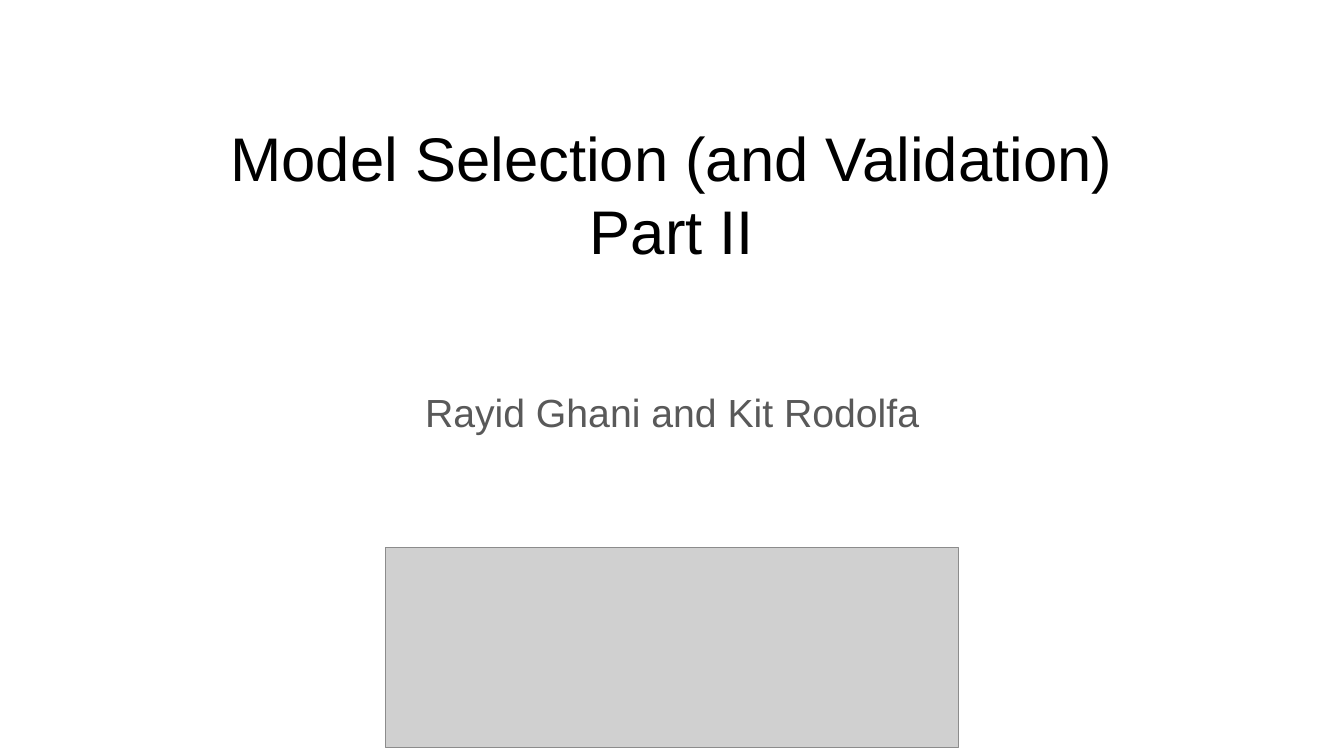
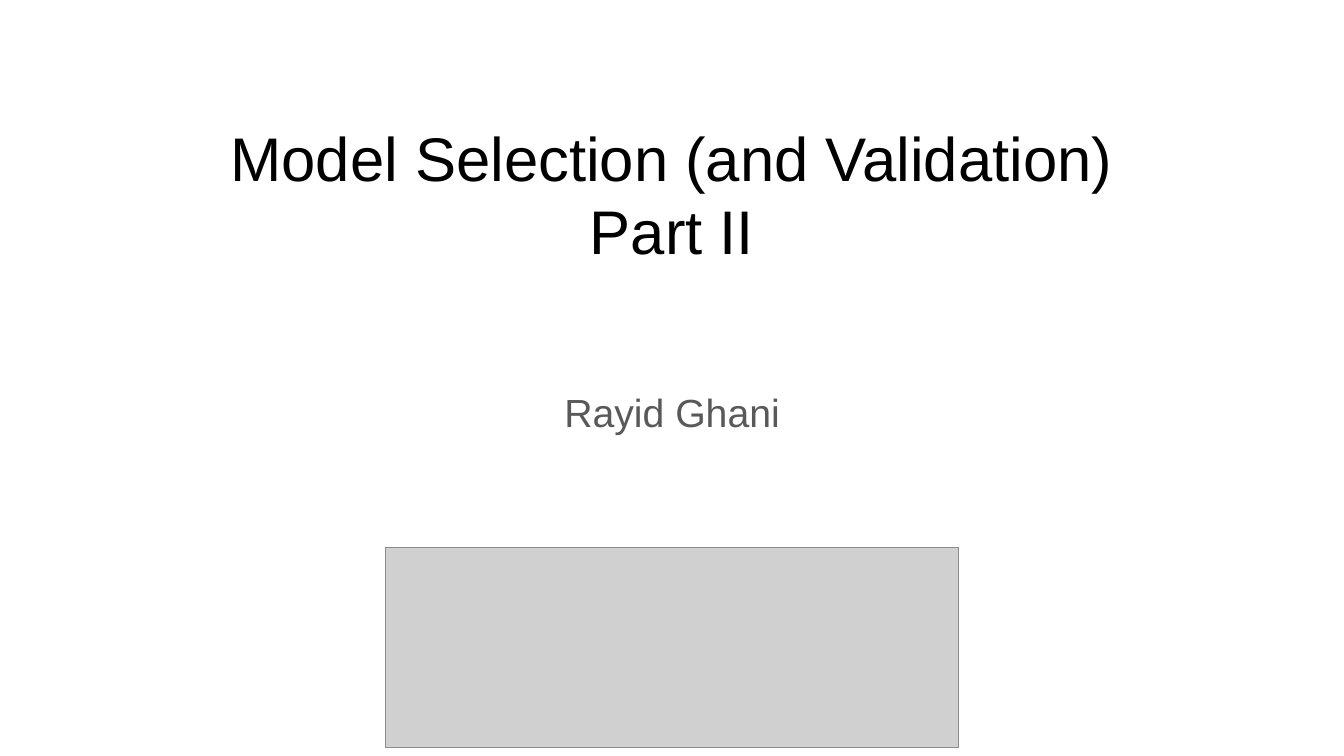
Before and after one commit to dssg/mlforpublicpolicylab, a slide deck: slide 1 of Lectures/11-model-selection-and-validation-part-2.pptx. Drawn at 1344x756 pixels with LibreOffice and Linux fonts; fonts in the diff are those of the drawing; grey boxes stand for pictures. Boxes give left, top, right and bottom in pixels: in the first picture for what was removed or moved away, otherwise in the second. Text is boxed around its words. In the diff, an @@ line names an element or a change of style, - is before the commit and + after.

```diff
--- a/Lectures/11-model-selection-and-validation-part-2.pptx
+++ b/Lectures/11-model-selection-and-validation-part-2.pptx
@@ text at box(564, 398, 779, 435): text changed @@
-Rayid Ghani and Kit Rodolfa
+Rayid Ghani
```
Also in this commit, not shown: 3 other slides changed, 1 other file.
